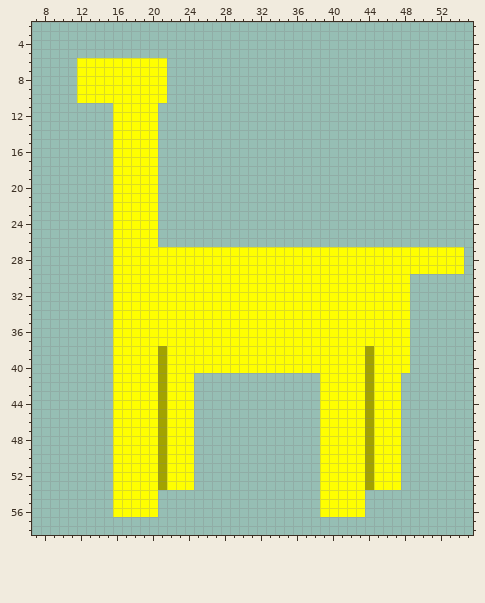
Edited in one commit: pixel-art sprite (assets/images/giraffe.png). Above: the version before the commit.
The file is 64x64 pixels. Shown: x 7..55, y 2..58.
And afterwards:
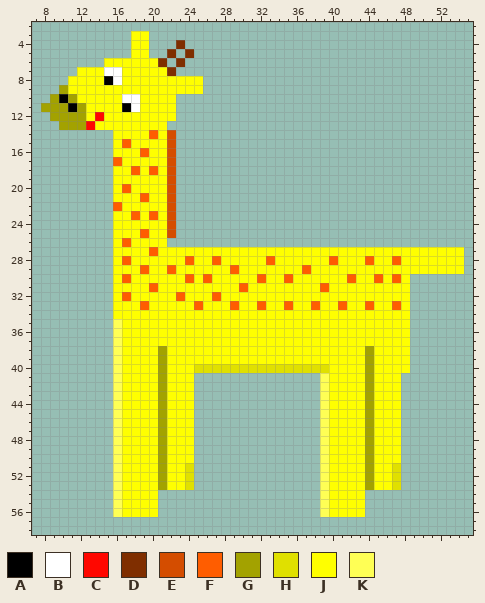
Palette (. is transparent): A #000000  B #ffffff  C #ff0700  D #7f2e00  E #d44d00  F #ff5d00  G #a3a200  H #e0e000  J #ffff00  K #ffff55
The author wrote: キリンイラストの差し替え
From old to new:
y 3: x 18..19 .. -> JJ
y 4: x 18..19 .. -> JJ; x 23 . -> D
y 5: x 18..19 .. -> JJ; x 22 . -> D; x 24 . -> D
y 6: x 12..14 JJJ -> ...; x 21 J -> D; x 23 . -> D
y 7: x 15..16 JJ -> BB; x 22 . -> D
y 8: x 11 . -> J; x 15..16 JJ -> AB; x 22..25 .... -> JJJJ
y 9: x 10..11 .. -> GJ; x 22..25 .... -> JJJJ
y 10: x 9..11 ... -> GAG; x 17..18 JJ -> BB; x 22 . -> J
y 11: x 8..15 ........ -> GGGAGJJJ; x 17..18 JJ -> AB; x 21..22 .. -> JJ
y 12: x 9..15 ....... -> GGGGJCJ; x 21..22 .. -> JJ
y 13: x 10..15 ...... -> GGGCJJ; x 21 . -> J
y 14: x 20..22 J.. -> FJE
y 15: x 17 J -> F; x 21..22 .. -> JE
y 16: x 19 J -> F; x 21..22 .. -> JE
y 17: x 16 J -> F; x 21..22 .. -> JE
y 18: x 18 J -> F; x 20..22 J.. -> FJE
y 19: x 21..22 .. -> JE
y 20: x 17 J -> F; x 21..22 .. -> JE
y 21: x 19 J -> F; x 21..22 .. -> JE
y 22: x 16 J -> F; x 21..22 .. -> JE
y 23: x 18 J -> F; x 20..22 J.. -> FJE
y 24: x 21..22 .. -> JE
y 25: x 19 J -> F; x 21..22 .. -> JE
y 26: x 17 J -> F; x 21 . -> J
y 27: x 20 J -> F
y 28: x 17 J -> F; x 24 J -> F; x 27 J -> F; x 33 J -> F; x 40 J -> F; x 44 J -> F; x 47 J -> F
y 29: x 19 J -> F; x 22 J -> F; x 29 J -> F; x 37 J -> F
y 30: x 17 J -> F; x 24 J -> F; x 26 J -> F; x 32 J -> F; x 35 J -> F; x 42 J -> F; x 45 J -> F; x 47 J -> F
y 31: x 20 J -> F; x 30 J -> F; x 39 J -> F
y 32: x 17 J -> F; x 23 J -> F; x 27 J -> F
y 33: x 19 J -> F; x 25 J -> F; x 29 J -> F; x 32 J -> F; x 35 J -> F; x 38 J -> F; x 41 J -> F; x 44 J -> F; x 47 J -> F
y 35..39: x 16 J -> K
y 40: x 16 J -> K; x 25..39 JJJJJJJJJJJJJJJ -> HHHHHHHHHHHHHHH
y 41..50: x 16 J -> K; x 39 J -> K
y 51..53: x 16 J -> K; x 24 J -> H; x 39 J -> K; x 47 J -> H
y 54..56: x 16 J -> K; x 39 J -> K
Where, in picture pixels (left, top, right, bottom), the same in both pictures:
changed: (41, 31, 401, 517)
